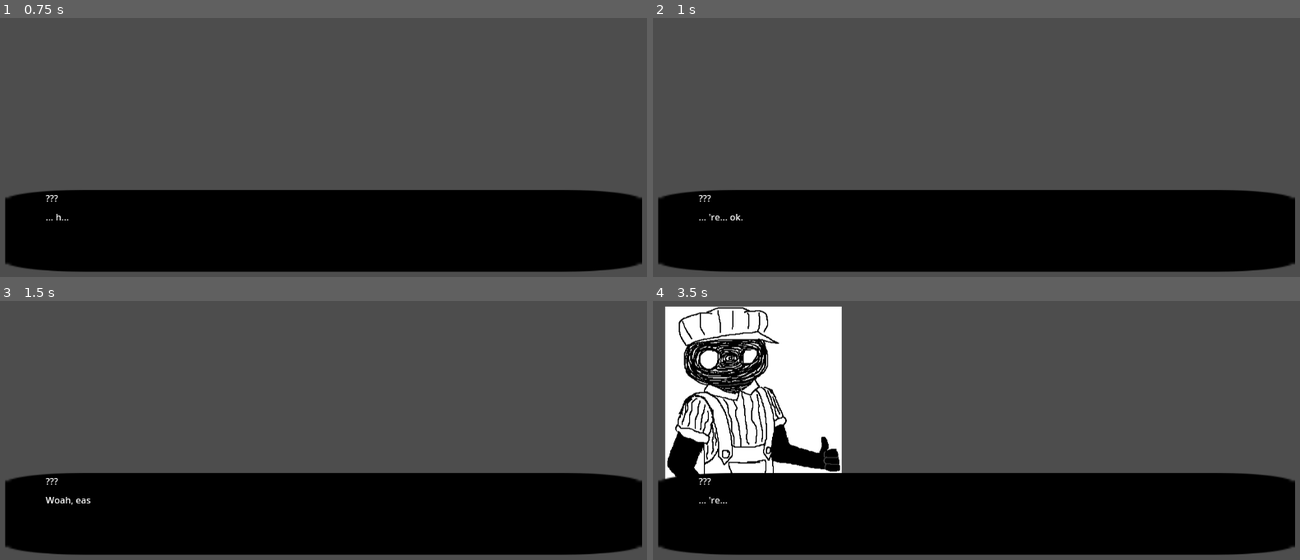
Above: before the commit, frames 1-4 (two rows, left to right).
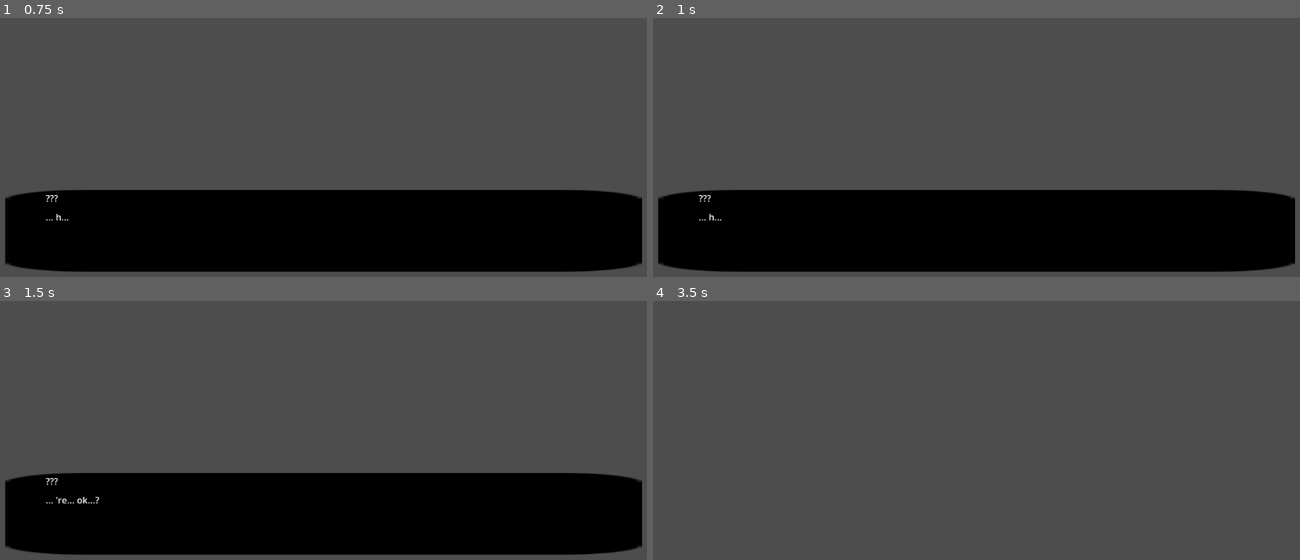
Above: after the commit, the same moments.

Repository: Jollista/Deadsteel
Game: Godot game, scene res://test.tscn
The game is run twice, just before and just after one commit, with the same random seed, the same clock (stepped at 60 frames per second) and the same inputs. The project has no main scene, so this scene is started directly. The engine's default icon, where the game draws it, is replaced by a stand-in: a white triangle on a blue panel in a dark square.
Inputs:
- Up to frame 1 (0.75 s): tap Enter (ui_accept) at 0.5, 0.6 s
- Up to frame 2 (1 s): tap Enter (ui_accept) at 0.77 s
- Up to frame 3 (1.5 s): tap Enter (ui_accept) at 1.07, 1.35 s
- Up to frame 4 (3.5 s): tap Enter (ui_accept) at 1.52, 1.82, 2.1, 2.75, 2.85, 3.02, 3.32 s

Frame 1 is identical in both runs. In frame 2, less than 0.1% of the frame differs, in the area x 8-14%, y 75-79%; in frame 3, 0.1%; in frame 4, 48%, in the area x 0-100%, y 1-99%.

Commit message:
Added slight pauses to dialogue for some punctuation

Diff:
--- a/Dialogue/DialogueCanvas.gd
+++ b/Dialogue/DialogueCanvas.gd
@@ -8,7 +8,7 @@
 const SLOW = 0.1
 
 # text speed
-@export var text_speed = FAST
+@export var text_speed = NORM
 
 # reference to components
 @onready var dialogue_box = $Dialogue
@@ -160,6 +160,21 @@
 	# write phrase
 	while chat.visible_characters < len(chat.text):
 		chat.visible_characters += 1 # make next char visible
+
+		# pause for punctuation
+		match chat.text.substr(chat.visible_characters, 1):
+			".":
+				timer.start(text_speed*10)
+				await timer.timeout
+			"?":
+				timer.start(text_speed*10)
+				await timer.timeout
+			",":
+				timer.start(text_speed*6)
+				await timer.timeout
+
+		timer.set_wait_time(text_speed)
+
 		if not muted:
 			voice.play() # play funny little sound hahaha make me laugh
 		# delay between characters made visible
--- a/Dialogue/JSONs/Coal/WelcomeToDeephaven.json
+++ b/Dialogue/JSONs/Coal/WelcomeToDeephaven.json
@@ -1,5 +1,5 @@
 [
-	{"Character":"Coal", "Name":"???", "Text":"... h... "},
+	{"Character":"Coal", "Name":"???", "Text":"... h... ", "Portrait":"blank"},
 	{"Name":"???", "Text":"... 're... ok...?"},
 	{"Name":"???", "Text":"!!!"},
 	{"Name":"???", "Text":"Woah, easy, don't sit up so fast! You took quite a fall, stranger, I reckon you oughta rest some."},
--- a/Dialogue/dialogue_canvas.tscn
+++ b/Dialogue/dialogue_canvas.tscn
@@ -28,6 +28,7 @@
 offset_bottom = 598.0
 
 [node name="Name" type="RichTextLabel" parent="TextLabels"]
+layout_mode = 0
 offset_left = -488.0
 offset_top = -69.0
 offset_right = 513.0
@@ -35,6 +36,7 @@
 text = "Name"
 
 [node name="Text" type="RichTextLabel" parent="TextLabels"]
+layout_mode = 0
 offset_left = -488.0
 offset_top = -36.0
 offset_right = 506.0
